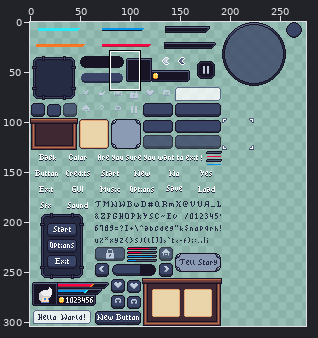
Pixel-art file -- assets/GUI.ase. The picture above shows the old version from afar; the outline marks the close-up.
Close-up. Before:
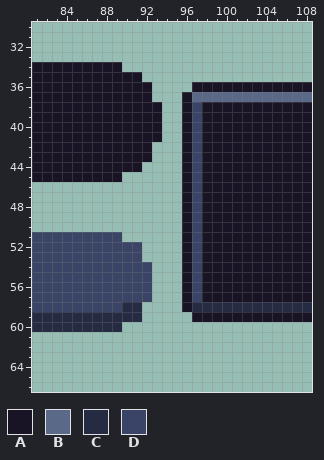
401x304 pixels, 1 frame. Shown: x 81..108, y 30..66. The wide view leaves out empty margins.
Palette (. is transparent): A #181425  B #5a6988  C #262b44  D #3a4466
Pixels before, first column x 81:
34 AAAAAAAAA...................
35 AAAAAAAAAAA.................
36 AAAAAAAAAAAA....AAAAAAAAAAAA
37 AAAAAAAAAAAA...ABBBBBBBBBBBB
38 AAAAAAAAAAAAA..ADAAAAAAAAAAA
39 AAAAAAAAAAAAA..ADAAAAAAAAAAA
40 AAAAAAAAAAAAA..ADAAAAAAAAAAA
41 AAAAAAAAAAAAA..ADAAAAAAAAAAA
42 AAAAAAAAAAAA...ADAAAAAAAAAAA
43 AAAAAAAAAAAA...ADAAAAAAAAAAA
44 AAAAAAAAAAA....ADAAAAAAAAAAA
45 AAAAAAAAA......ADAAAAAAAAAAA
46 ...............ADAAAAAAAAAAA
47 ...............ADAAAAAAAAAAA
48 ...............ADAAAAAAAAAAA
49 ...............ADAAAAAAAAAAA
50 ...............ADAAAAAAAAAAA
51 DDDDDDDDD......ADAAAAAAAAAAA
52 DDDDDDDDDDD....ADAAAAAAAAAAA
53 DDDDDDDDDDD....ADAAAAAAAAAAA
54 DDDDDDDDDDDD...ADAAAAAAAAAAA
55 DDDDDDDDDDDD...ADAAAAAAAAAAA
56 DDDDDDDDDDDD...ADAAAAAAAAAAA
57 DDDDDDDDDDDD...ADAAAAAAAAAAA
58 DDDDDDDDDCC....ACCCCCCCCCCCC
59 CCCCCCCCCCC.....AAAAAAAAAAAA
60 CCCCCCCCC...................
The result:
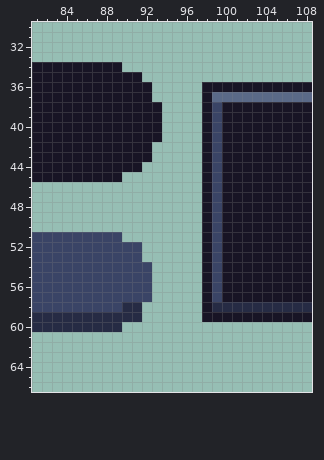
Difference:
y 36: x 97 A -> .
y 37: x 96..98 ABB -> ..A
y 38..57: x 96..97 AD -> ..; x 99 A -> D
y 58: x 96..98 ACC -> ..A
y 59: x 97 A -> .
